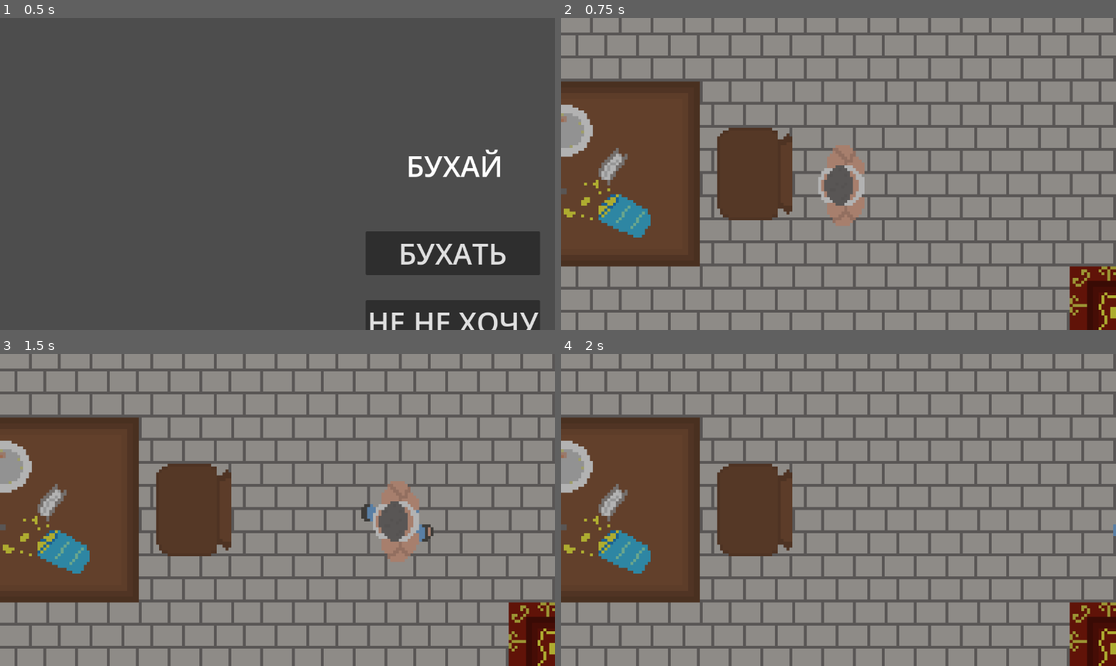
Above: before the commit, frames 1-4 (two rows, left to right).
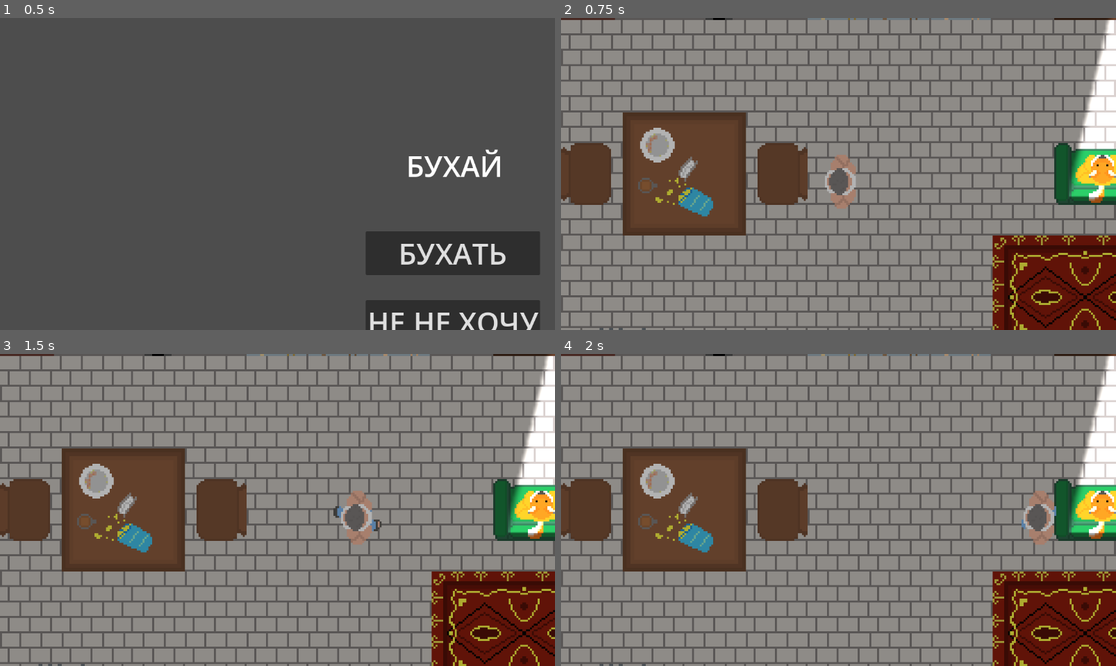
Above: after the commit, the same moments.

Repository: Pel-meshek/drinkUP
Game: Godot game, scene res://scenes/menu.tscn
The game is run twice, just before and just after one commit, with the same random seed, the same clock (stepped at 60 frames per second) and the same inputs.
Inputs:
- Up to frame 1 (0.5 s): no input
- Up to frame 2 (0.75 s): click "БУХАТЬ" at 0.5 s
- Up to frame 3 (1.5 s): tap Enter at 1.25 s; hold D (right) from 1.28 s (still down); hold E (interact) from 1.28 s (still down)
- Up to frame 4 (2 s): keep holding D (right); keep holding E (interact)

Frame 1 is identical in both runs. In frame 2, 43% of the frame differs, in the area x 0-100%, y 0-100%; in frame 3, 44%; in frame 4, 43%.

Commit message:
malaya tokmachka

Diff:
--- a/scenes/garage.tscn
+++ b/scenes/garage.tscn
@@ -422,7 +422,7 @@
 
 [node name="Camera2D" type="Camera2D" parent="." unique_id=1873902374]
 position = Vector2(240, 144)
-zoom = Vector2(6, 6)
+zoom = Vector2(4, 4)
 
 [node name="UI" parent="." unique_id=385884447 instance=ExtResource("25_4y4st")]
 
--- a/scenes/ui.tscn
+++ b/scenes/ui.tscn
@@ -54,7 +54,7 @@
 script = ExtResource("1_8dubc")
 
 [node name="Score HUD" type="AnimatedSprite2D" parent="." unique_id=976957055]
-position = Vector2(1452, 1488)
+position = Vector2(965.00006, 939)
 scale = Vector2(5, 5)
 sprite_frames = SubResource("SpriteFrames_7dvkv")
 animation = &"4"
Not shown, changed: .gitignore
